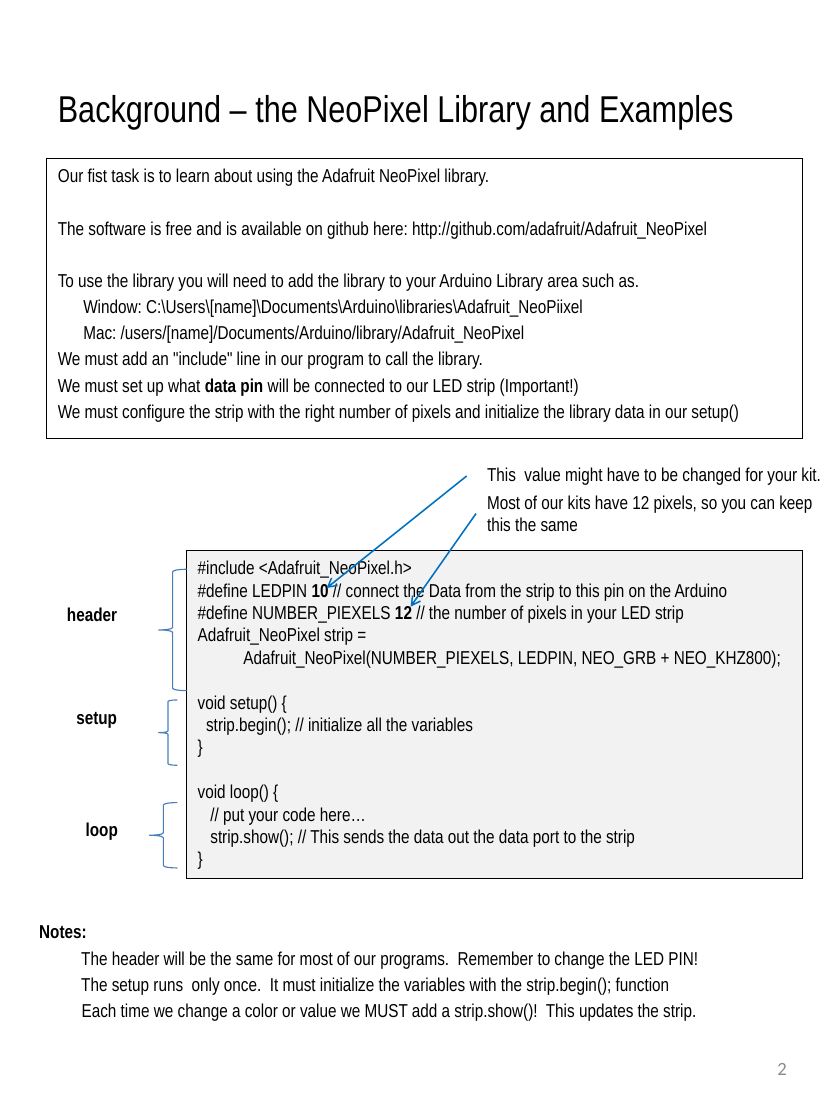
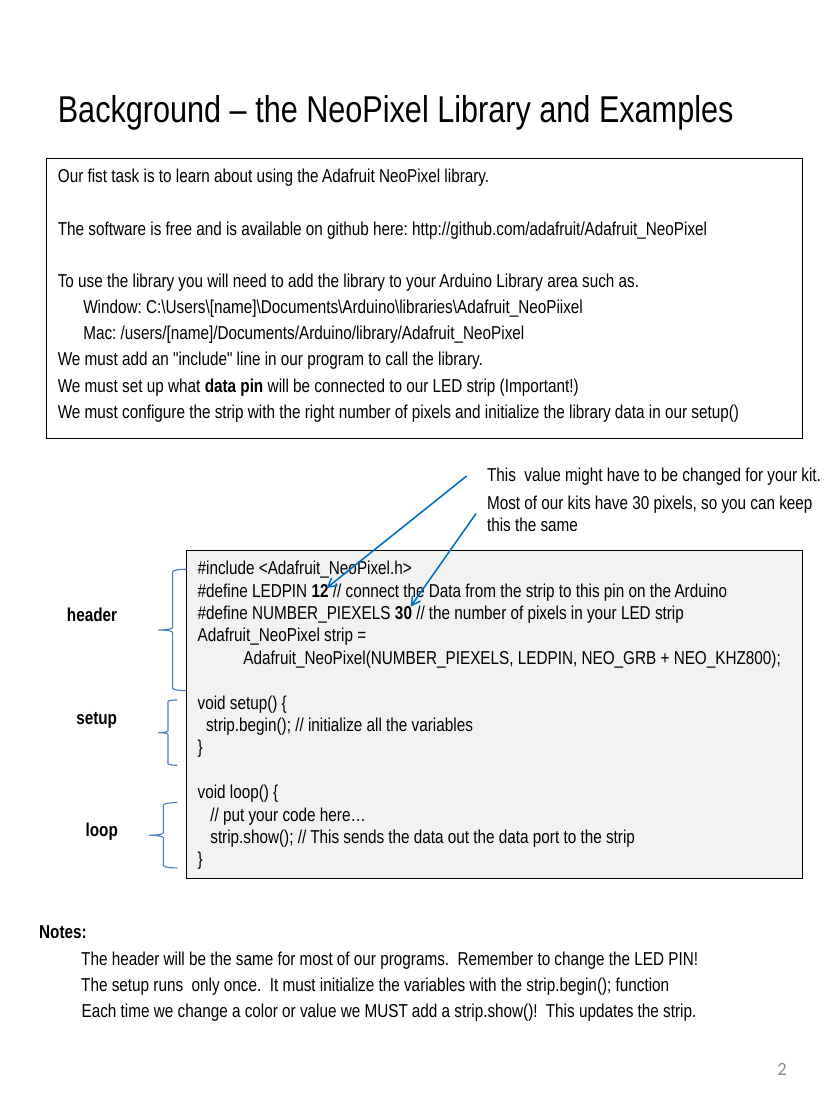
Before and after one commit to dmccreary/moving-rainbow, a slide deck: slide 2 of guide/Moving_Rainbow_Lab_Guide.pptx. Drawn at 840x1120 pixels with LibreOffice and Linux fonts; fonts in the diff are those of the drawing; background and template pictures are left out. Boxes give left, top, right and bottom in pixels: in the first picture for what was removed or moved away, otherwise in the second. Text is boxed around its words. In the diff, an @@ line names an element or a change of style, - is before the commit and + after.

```diff
--- a/guide/Moving_Rainbow_Lab_Guide.pptx
+++ b/guide/Moving_Rainbow_Lab_Guide.pptx
@@ text at box(487, 495, 812, 531): text changed @@
-Most of our kits have 12 pixels, so you can keep this the same
+Most of our kits have 30 pixels, so you can keep this the same
@@ text in rectangle at box(198, 582, 728, 623): text changed @@
-#define LEDPIN 10 // connect the Data from the strip to this pin on the Arduino
-#define NUMBER_PIEXELS 12 // the number of pixels in your LED strip
+#define LEDPIN 12 // connect the Data from the strip to this pin on the Arduino
+#define NUMBER_PIEXELS 30 // the number of pixels in your LED strip
```
Also in this commit, not shown: 1 other slide changed, 17 other files.
